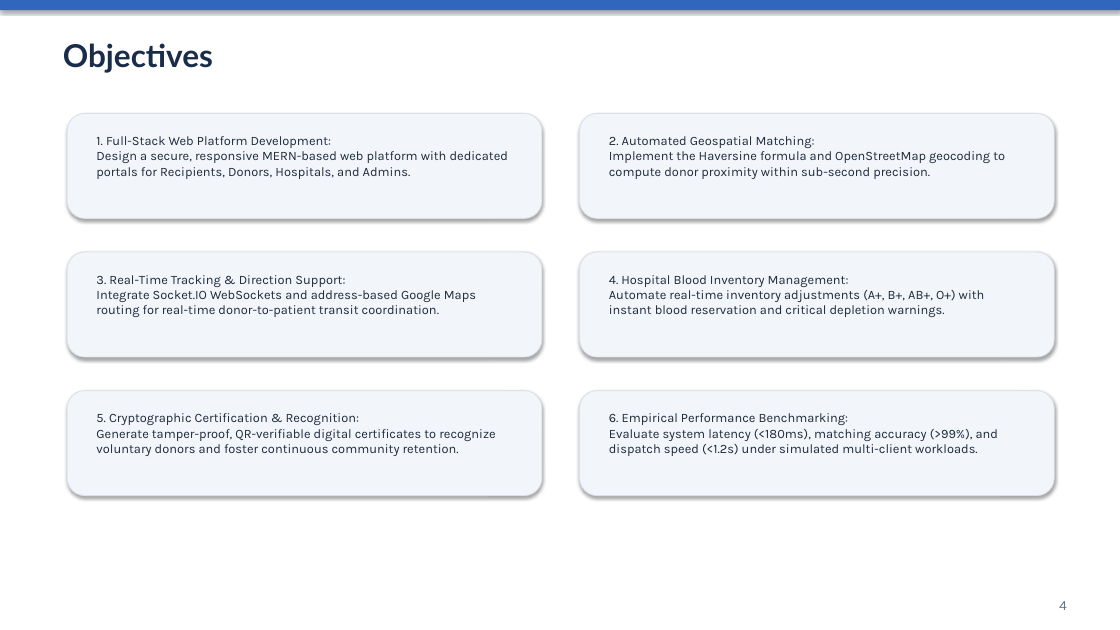
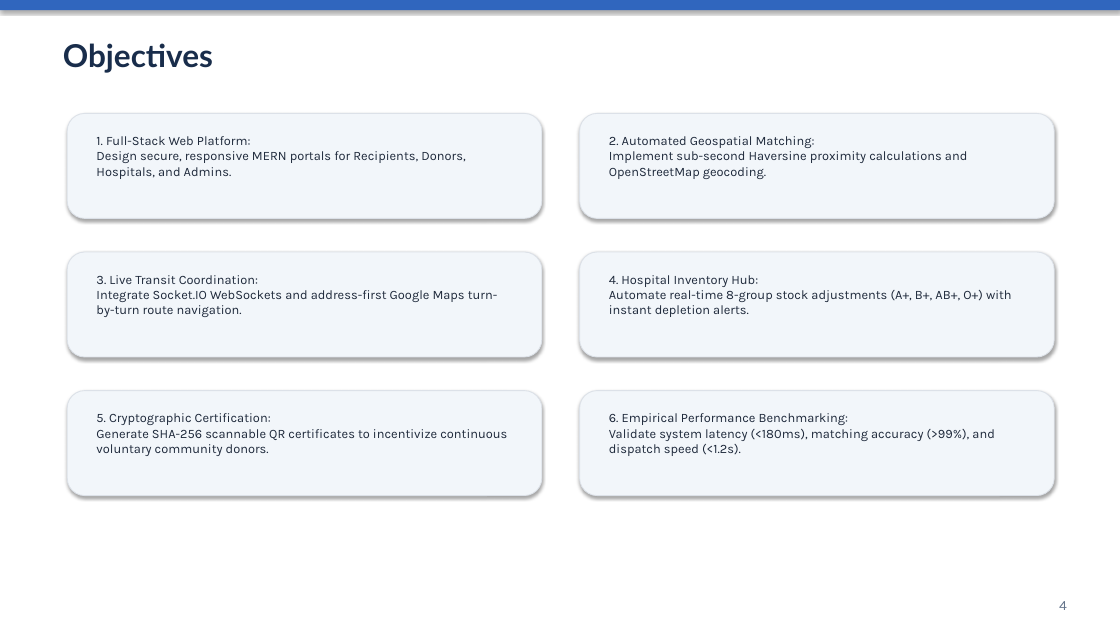
Before and after one commit to rohitmanu-design/BloodNet, a slide deck: slide 4 of BLOODNET_PROJECT_PRESENTATION.pptx. Drawn at 1120x630 pixels with LibreOffice and Linux fonts; fonts in the diff are those of the drawing. Boxes give left, top, right and bottom in pixels: in the first picture for what was removed or moved away, otherwise in the second. Text is boxed around its words. In the diff, an @@ line names an element or a change of style, - is before the commit and + after.

```diff
--- a/BLOODNET_PROJECT_PRESENTATION.pptx
+++ b/BLOODNET_PROJECT_PRESENTATION.pptx
@@ text at (x1=96, y1=136, x2=465, y2=179): text changed @@
-1. Full-Stack Web Platform Development:
-Design a secure, responsive MERN-based web platform with dedicated portals for Recipients, Donors, Hospitals, and Admins.
+1. Full-Stack Web Platform:
+Design secure, responsive MERN portals for Recipients, Donors, Hospitals, and Admins.
@@ text at (x1=609, y1=136, x2=967, y2=179): text changed @@
-2. Automated Geospatial Matching:
-Implement the Haversine formula and OpenStreetMap geocoding to compute donor proximity within sub-second precision.
+2. Automated Geospatial Matching:
+Implement sub-second Haversine proximity calculations and OpenStreetMap geocoding.
@@ text at (x1=96, y1=275, x2=497, y2=317): text changed @@
-3. Real-Time Tracking & Direction Support:
-Integrate Socket.IO WebSockets and address-based Google Maps routing for real-time donor-to-patient transit coordination.
+3. Live Transit Coordination:
+Integrate Socket.IO WebSockets and address-first Google Maps turn-by-turn route navigation.
@@ text at (x1=609, y1=275, x2=1012, y2=317): text changed @@
-4. Hospital Blood Inventory Management:
-Automate real-time inventory adjustments (A+, B+, AB+, O+) with instant blood reservation and critical depletion warnings.
+4. Hospital Inventory Hub:
+Automate real-time 8-group stock adjustments (A+, B+, AB+, O+) with instant depletion alerts.
@@ text at (x1=96, y1=413, x2=507, y2=456): text changed @@
-5. Cryptographic Certification & Recognition:
-Generate tamper-proof, QR-verifiable digital certificates to recognize voluntary donors and foster continuous community retention.
+5. Cryptographic Certification:
+Generate SHA-256 scannable QR certificates to incentivize continuous voluntary community donors.
@@ text at (x1=609, y1=413, x2=994, y2=456): text changed @@
-6. Empirical Performance Benchmarking:
-Evaluate system latency (<180ms), matching accuracy (>99%), and dispatch speed (<1.2s) under simulated multi-client workloads.
+6. Empirical Performance Benchmarking:
+Validate system latency (<180ms), matching accuracy (>99%), and dispatch speed (<1.2s).
```
Also in this commit, not shown: 11 other slides changed, 5 other files.
